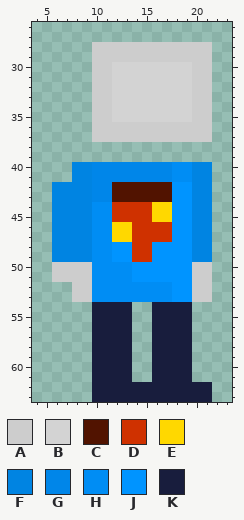
A pixel-art sprite gets an edit: Assets/sprites/npc/microwave man sam/idle.png. The first picture shows the starting point.
The file is 32x64 pixels. Colours within 5 levels of each other are drawn and written as one. Shown: x 4..23, y 26..63.
Palette (. is transparent): A #cdcdcd  B #d3d3d3  C #511300  D #cf3100  E #ffd800  F #0084e2  G #0086e9  H #008df4  J #0094ff  K #181d3d
After:
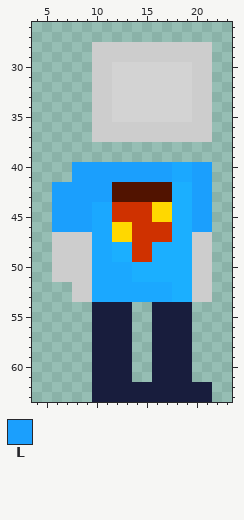
Colours new in this view: L #1b9ffd
Edits made:
colour H: #008df4 -> #1ba8ff
colour J: #0094ff -> #1bafff
Changed rows in their new state; - is a pixel that keeps its letter.
first column x 6:
40 --LLLLLLLLLL--LL
41 --LLLLLLLLLL--LL
42 LLLLLL--------LL
43 LLLLLL--------LL
44 LLLL----------LL
45 LLLL----------LL
46 LLLL----------LL
47 AAAA----------AA
48 AAAA----------AA
49 AAAA----------AA
Pixel boxes of the changes (left, top, right, bottom) in both pictures:
changed: (52, 162, 212, 302)
